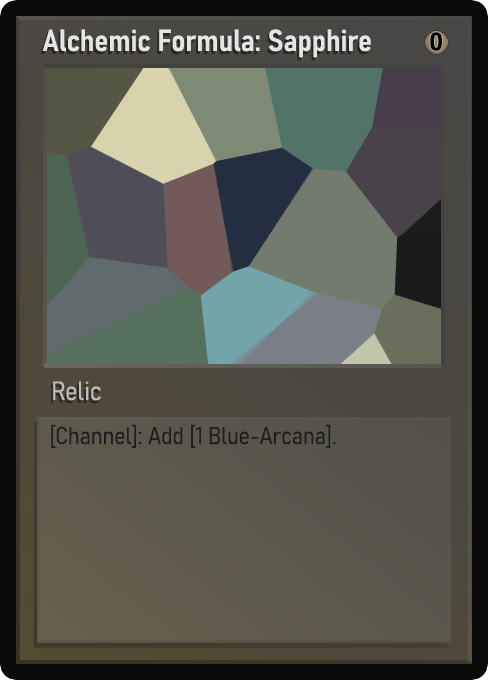
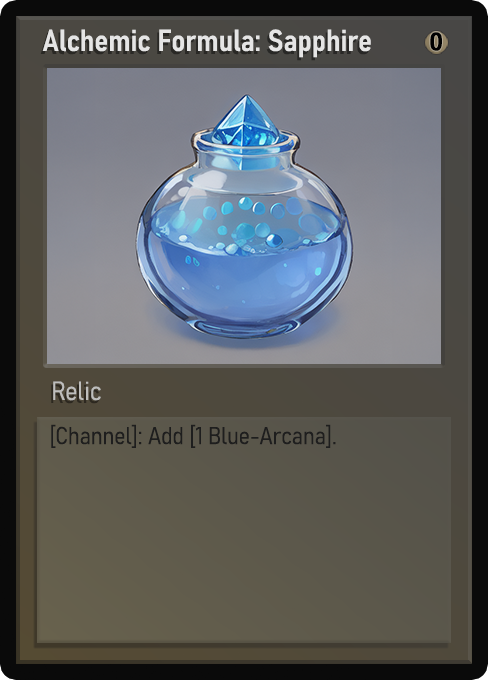
Before/after of a 488px x 680px layered artwork. What changed in the layer stack:
painted on "Name" over [68, 29, 371, 52]
painted on "Class" over [59, 383, 101, 401]
painted on "Desc_norm" over [58, 427, 325, 445]
painted on "Artwork" over [47, 68, 441, 364]
